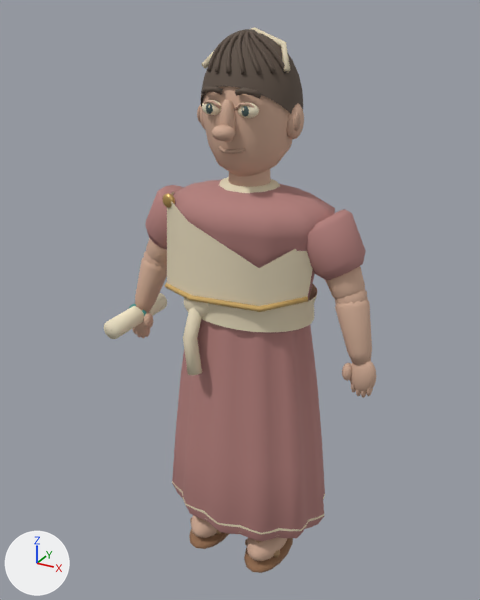
The glTF model public/models/characters/ione.glb, before and after one commit.
The view is the same before and after, from a 50 mm camera at (0.991, -1.865, 1.963) aimed at (-0.041, 0.012, 1.025). The lights are fixed; the arrows at lower left show +X, +Y and +Z. The picture after the commit comes second. Vertices at exactly the same position are counted once.

Before the edit, the objects in view are built like this:
```python
me_archivist_scroll = bpy.data.meshes.new('Archivist scroll')
me_archivist_scroll.from_pydata(...)  # 6123 vertices, 11504 faces; spans x -0.48..0.48, y -0.23..0.23, z 0.0..1.91
me_archivist_scroll.materials.append(mat_cw_vertex_matte)
me_sphere_102 = bpy.data.meshes.new('Sphere.102')
me_sphere_102.from_pydata(...)  # a UV sphere (16 segments, 10 rings, poles along z) spanning x -0.094..-0.026, y -0.143..-0.105, z 1.672..1.716; a UV sphere (12 segments, 8 rings, poles along z) spanning x -0.072..-0.048, y -0.146..-0.136, z 1.678..1.708; an icosphere of 80 faces spanning x -0.06..-0.054, y -0.148..-0.144, z 1.695..1.703; a UV sphere (16 segments, 10 rings, poles along z) spanning x 0.026..0.094, y -0.143..-0.105, z 1.672..1.716; a UV sphere (12 segments, 8 rings, poles along z) spanning x 0.048..0.072, y -0.146..-0.136, z 1.678..1.708; an icosphere of 80 faces spanning x 0.054..0.06, y -0.148..-0.144, z 1.695..1.703
me_sphere_102.materials.append(mat_cw_vertex_glaze)
ob_ione__visual_glaze = bpy.data.objects.new('ione__Visual_glaze', me_sphere_102)
ob_ione__visual_glaze.location = (0.0, 0.0, 0.0)
ob_ione__visual_matte = bpy.data.objects.new('ione__Visual_matte', me_archivist_scroll)
ob_ione__visual_matte.location = (0.0, 0.0, 0.0)
```
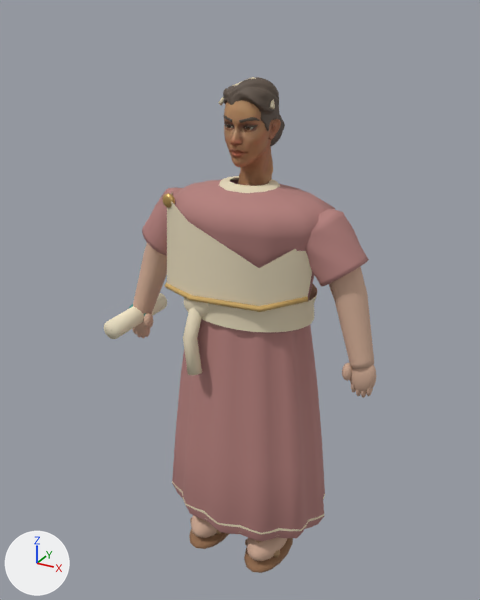
Pixel boxes [x1, y1, x2, y2] of what changed, in the pictures (480 x 600 px; the box of a moved part takes in the faces that stretch with it):
'ione__Visual_matte', reshaped (9% shorter): before [104, 27, 376, 573]; after [104, 77, 376, 573]
'ione__Visual_MI_Superhero_Female.001', added (brown): after [224, 100, 281, 186]
'ione__Visual_MI_Hair_1.004', added (brown): after [223, 77, 279, 131]
'ione__Visual_glaze', deleted: before [202, 100, 259, 118]
'ione__Visual_MI_Hair_2.001', added: after [223, 115, 260, 130]
'ione__Visual_MI_Eyes.002', added: after [226, 125, 253, 130]
part 1 of me_archivist_scroll, moved or reshaped: before [201, 27, 290, 72]; after [218, 77, 275, 109]
part 2 of me_archivist_scroll, deleted (brown): before [197, 29, 304, 154]
part 3 of me_archivist_scroll, cut back: before [132, 33, 374, 369]; after [133, 114, 374, 369]

The change, as a diff of the scene's bpy script:
```diff
--- a/public/models/characters/ione.glb.py
+++ b/public/models/characters/ione.glb.py
@@ mat_mi_superhero_female_001 @@
+mat_mi_superhero_female_001 = bpy.data.materials.new('MI_Superhero_Female.001')
+# uses the picture img_t_superhero_female_dark_basecolor
+# uses the picture img_t_superhero_female_normal
+# uses the picture img_t_superhero_female_roughness
@@ mat_mi_hair_2_001 @@
+mat_mi_hair_2_001 = bpy.data.materials.new('MI_Hair_2.001')
+# colours: brown #5f5146, mixed with the vertex colours
+# uses the picture img_t_hair_2_normal
@@ mat_mi_hair_1_004 @@
+mat_mi_hair_1_004 = bpy.data.materials.new('MI_Hair_1.004')
+# colours: brown #5f5146
+# uses the picture img_t_hair_1_normal
@@ mat_mi_eyes_002 @@
+mat_mi_eyes_002 = bpy.data.materials.new('MI_Eyes.002')
+# uses the picture img_t_eye_brown
+# uses the picture img_t_eye_normal_png
@@ me_archivist_scroll @@
-me_archivist_scroll.from_pydata(...)  # 6123 vertices, 11504 faces; spans x -0.48..0.48, y -0.23..0.23, z 0.0..1.91
+me_archivist_scroll.from_pydata(...)  # 6872 vertices, 13096 faces; spans x -0.48..0.48, y -0.23..0.23, z 0.0..1.77
+# me_archivist_scroll part 1: the loose piece of 30 vertices spanning x -0.15..0.15, y -0.05..0.04, z 1.79..1.91 is scaled about its middle by (0.65, 0.7, 0.72), then moved by (0.0, 0.0, -0.12)
+# me_archivist_scroll part 2: 21 loose pieces with 1560 vertices, spanning x -0.18..0.18, y -0.2..0.23, z 1.56..1.91, are deleted
+# me_archivist_scroll part 3: 65 vertices moved within x -0.46..0.46, y -0.07..0.16, z 0.92..1.66; 1292 vertices removed from x -0.46..0.46, y -0.14..0.23, z 0.92..1.9; 3215 vertices added at x -0.47..0.47, y -0.09..0.16, z 0.91..1.72
+# other edits to the shape of me_archivist_scroll do not show in these pictures
 me_archivist_scroll.materials.append(mat_cw_vertex_matte)
@@ ob_ione__visual_glaze @@
-ob_ione__visual_glaze = bpy.data.objects.new('ione__Visual_glaze', me_sphere_102)
@@ ob_ione__visual_mi_superhero_female_001 @@
+ob_ione__visual_mi_superhero_female_001 = bpy.data.objects.new('ione__Visual_MI_Superhero_Female.001', me_superhero_female_001)  # 1626 vertices, 3228 faces; spans x -0.087..0.087, y -0.112..0.113, z 1.415..1.748
+ob_ione__visual_mi_superhero_female_001.location = (0.0, 0.0, 0.0)
@@ ob_ione__visual_mi_hair_2_001 @@
+ob_ione__visual_mi_hair_2_001 = bpy.data.objects.new('ione__Visual_MI_Hair_2.001', me_eyebrows_001)  # 748 vertices, 1480 faces; spans x -0.0614..0.0614, y -0.0916..-0.0513, z 1.6303..1.6679
+ob_ione__visual_mi_hair_2_001.location = (0.0, 0.0, 0.0)
@@ ob_ione__visual_mi_hair_1_004 @@
+ob_ione__visual_mi_hair_1_004 = bpy.data.objects.new('ione__Visual_MI_Hair_1.004', me_plane_003)  # 695 vertices, 1301 faces; spans x -0.085..0.09, y -0.079..0.108, z 1.592..1.771
+ob_ione__visual_mi_hair_1_004.location = (0.0, 0.0, 0.0)
@@ ob_ione__visual_mi_eyes_002 @@
+ob_ione__visual_mi_eyes_002 = bpy.data.objects.new('ione__Visual_MI_Eyes.002', me_eyes_001)  # a UV sphere (16 segments, 13 rings, poles along y) spanning x 0.0176..0.0498, y -0.0753..-0.0429, z 1.6205..1.6536; a UV sphere (16 segments, 13 rings, poles along y) spanning x -0.0498..-0.0176, y -0.0753..-0.0429, z 1.6205..1.6536
+ob_ione__visual_mi_eyes_002.location = (0.0, 0.0, 0.0)
```
